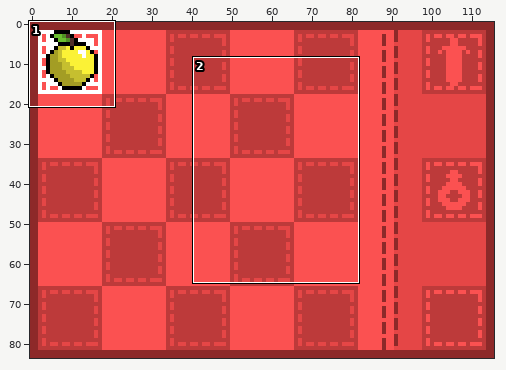
One commit to this pixel-art file: assets/graphics/gui/inventory.aseprite. The picture above shows the old version from afar; the outline marks the close-up.
Close-up. Old version:
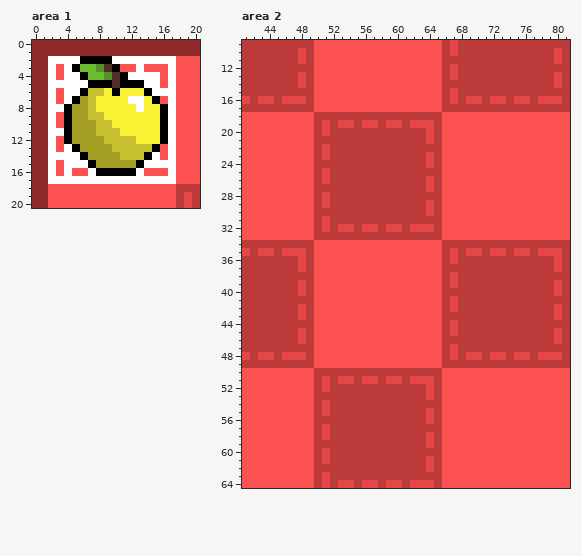
116x84 pixels, 1 frame. Shown: area 1: x 0..20, y 0..20; area 2: x 41..81, y 9..64. The commit also changed other parts of the picture, which this record leaves out.
The result:
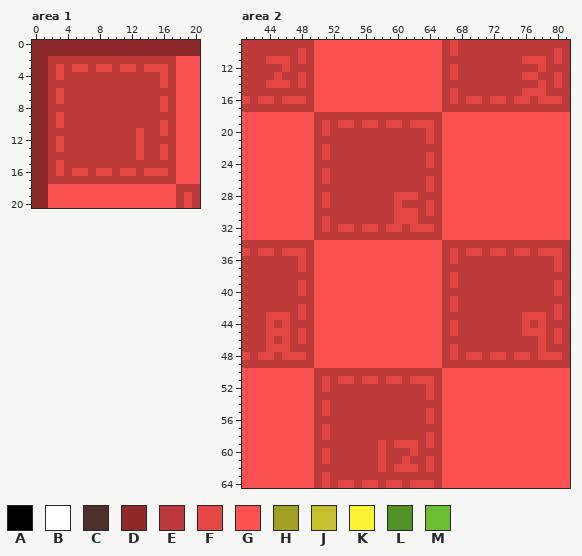
Palette (. is transparent): A #000000  B #ffffff  C #4f2f2a  D #8d2929  E #bd3a3a  F #e54646  G #fb5151  H #a39d24  J #c6bf2f  K #fbf236  L #519125  M #6abe30
Commit: made own method for slots and gave graphic slot numbers
The edit:
layer "slots" added
layer "slot numbers" added
layer "select" now hidden
layer "Golden Apple" now hidden
layer "Tiles" removed
Changed rows in their new state; - is an unchanged pixel.
Area 1:
first column x 2:
 2 EEEEEEEEEEEEEEEE
 3 EFEFFEFFEFFEFFFE
 4 EFEEEEEEEEEEEEFE
 5 EEEEEEEEEEEEEEFE
 6 EFEEEEEEEEEEEEEE
 7 EFEEEEEEEEEEEEFE
 8 EEEEEEEEEEEEEEFE
 9 EFEEEEEEEEEEEEEE
10 EFEEEEEEEEEEEEFE
11 EEEEEEEEEEEFEEFE
12 EFEEEEEEEEEFEEEE
13 EFEEEEEEEEEFEEFE
14 EEEEEEEEEEEFEEFE
15 EFEEEEEEEEEEEEEE
16 EFEFFEFFEFFEFFFE
17 EEEEEEEEEEEEEEEE
Area 2, layer "slot numbers":
first column x 44:
11 FFF-----------------------------FFF
12 --F-------------------------------F
13 -F------------------------------FF-
14 FFF-------------------------------F
15 --------------------------------FFF
first column x 60:
28 FFF
29 F--
30 FFF
31 FFF
first column x 44:
43 FFF-----------------------------FFF
44 F-F-----------------------------F-F
45 FFF-----------------------------FFF
46 F-F-------------------------------F
47 FFF-------------------------------F
first column x 58:
59 F-FFF
60 F---F
61 F--F-
62 F-FFF
Where, in picture pixels (left, top, right, bottom), the same in both close-ups:
changed: (48, 56, 176, 184)
changed: (266, 56, 290, 88)
changed: (522, 56, 546, 96)
changed: (394, 192, 418, 224)
changed: (266, 312, 290, 352)
changed: (522, 312, 546, 352)
changed: (378, 440, 418, 472)
